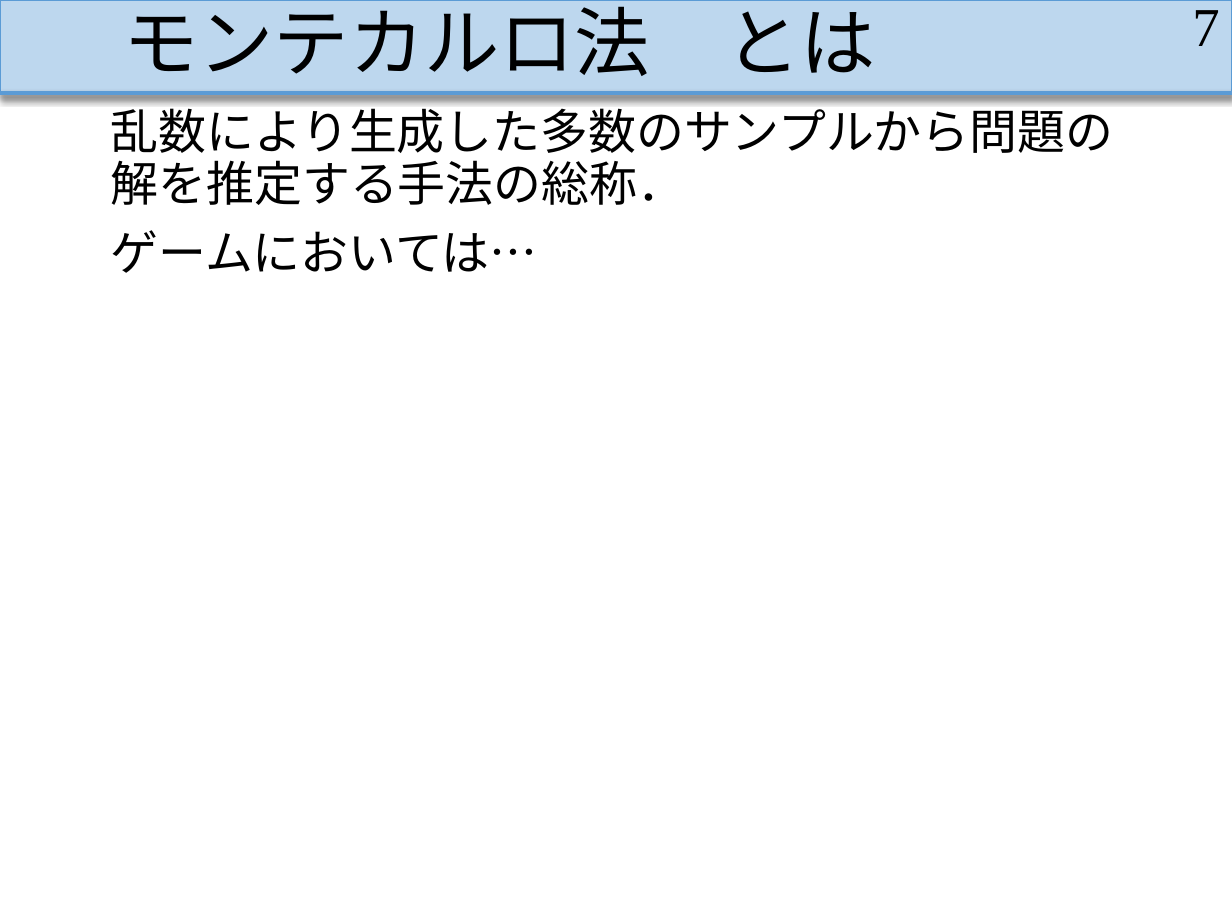
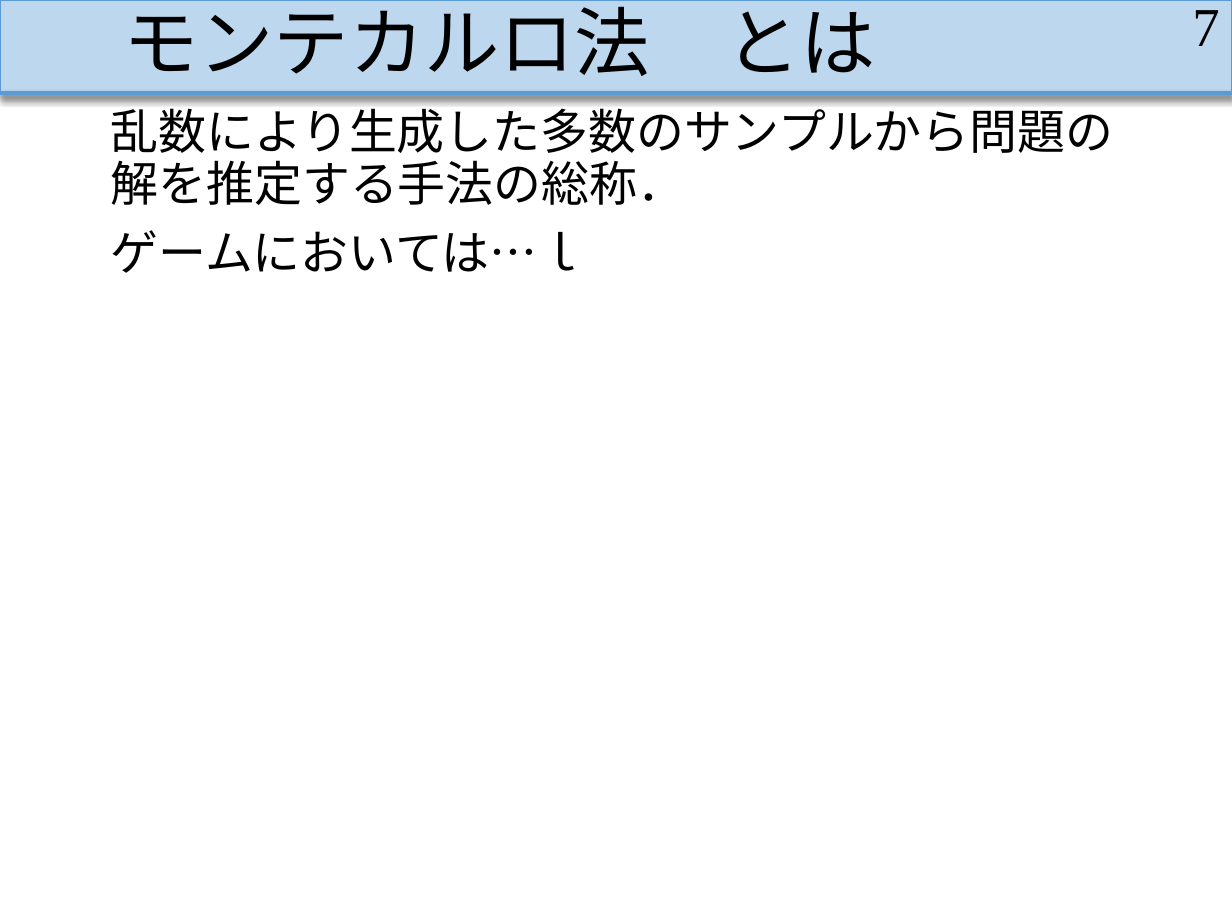
Before and after one commit to MasayaOda/SR, a slide deck: slide 7 of 中間発表.pptx. Drawn at 1232x924 pixels with LibreOffice and Linux fonts; fonts in the diff are those of the drawing. Boxes give left, top, right and bottom in pixels: in the first picture for what was removed or moved away, otherwise in the second. Text is boxed around its words. In the diff, an @@ line names an element or a change of style, - is before the commit and + after.

Commit message:
元に戻すテスト

```diff
--- a/中間発表.pptx
+++ b/中間発表.pptx
@@ text at box(111, 230, 586, 273): text changed @@
-ゲームにおいては…
+ゲームにおいては…ｌ
```
